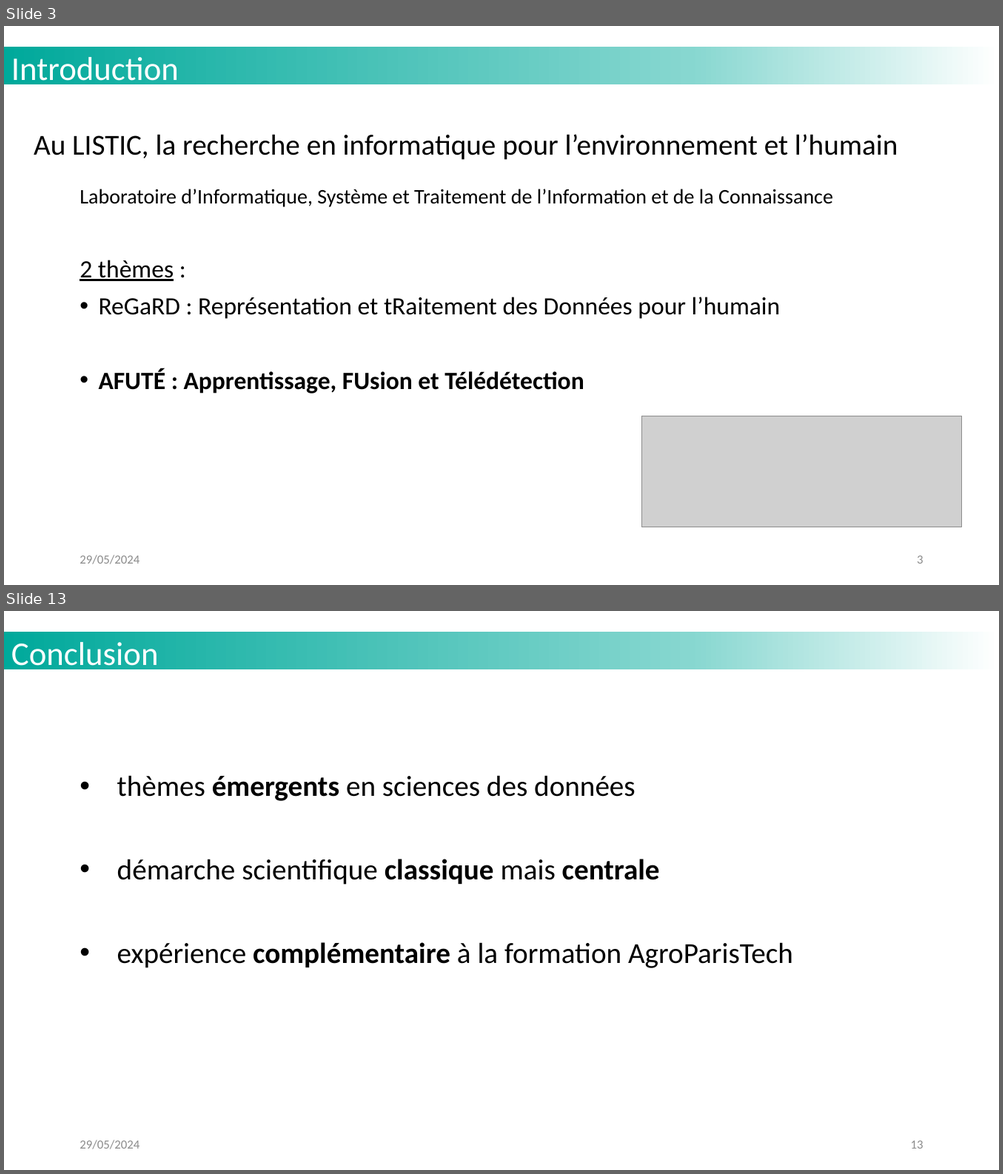
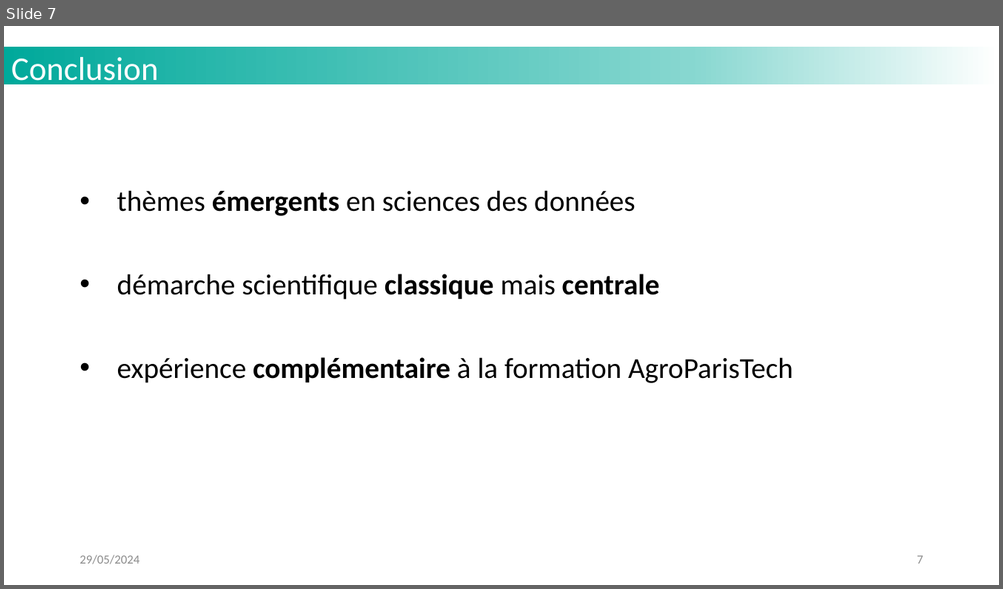
Before and after one commit to MattVerlynde/cahier-labo-stage, a slide deck: static/files_presentation/slides_presentation_these_LISTIC_MVerlynde_2024.pptx. Shown one above the other, each under a label of ours: slides 3 and 13 before the commit, slide 7 after it; the slides between them are not shown. The pictures are 1003x1174 and 1003x589 pixels, drawn with LibreOffice and Linux fonts; fonts in the diff are those of the drawing; grey boxes stand for pictures; background and template pictures are left out. Boxes give left, top, right and bottom in pixels: in the first picture for what was removed or moved away, otherwise in the second. Text is boxed around its words. In the diff, an @@ line names an element or a change of style, - is before the commit and + after.

```diff
--- a/static/files_presentation/slides_presentation_these_LISTIC_MVerlynde_2024.pptx
+++ b/static/files_presentation/slides_presentation_these_LISTIC_MVerlynde_2024.pptx
@@ slide 3 removed at <box>4,26,999,585</box>, background #FFFFFF; not listed: 1 template element that a slide beside it also shows @@
@@ text removed at <box>11,57,179,89</box> @@
-Introduction
@@ text removed at <box>34,134,897,160</box> @@
-Au LISTIC, la recherche en informatique pour l’environnement et l’humain
@@ text removed at <box>79,189,833,394</box> @@
-Laboratoire d’Informatique, Système et Traitement de l’Information et de la Connaissance
-2 thèmes :
-• ReGaRD : Représentation et tRaitement des Données pour l’humain
-• AFUTÉ : Apprentissage, FUsion et Télédétection
@@ picture removed at <box>642,416,962,528</box> @@
@@ text removed at <box>79,555,139,565</box> @@
-29/05/2024
@@ page number removed at <box>916,556,922,564</box> @@
-3
@@ what was slide 13 is now slide 7 @@
@@ page number at <box>916,556,922,564</box>: text changed @@
-13
+7
```
Also in this commit, not shown: 3 slides changed, 3 slides added, 11 other slides removed, 2 other files.
